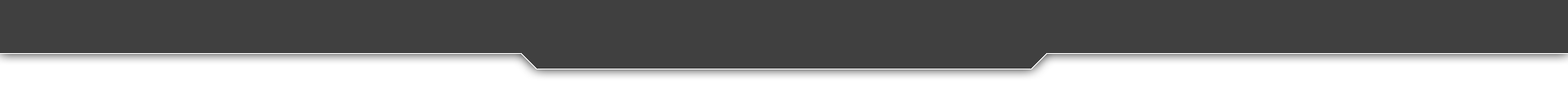
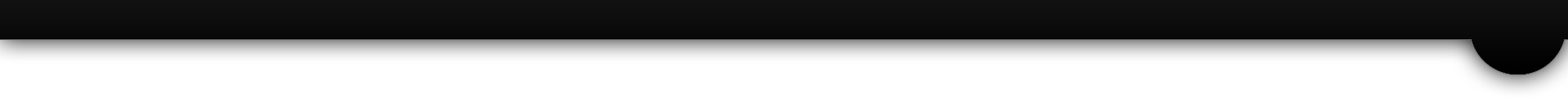
The second 1568 x 98 image is a revision of the first. Changes to its layers:
added layer "Header.BG" (1st of 2) above "Header.BG" over [0, 0, 1568, 75]
hid "Layer 2 copy" over [0, 0, 1568, 69]
